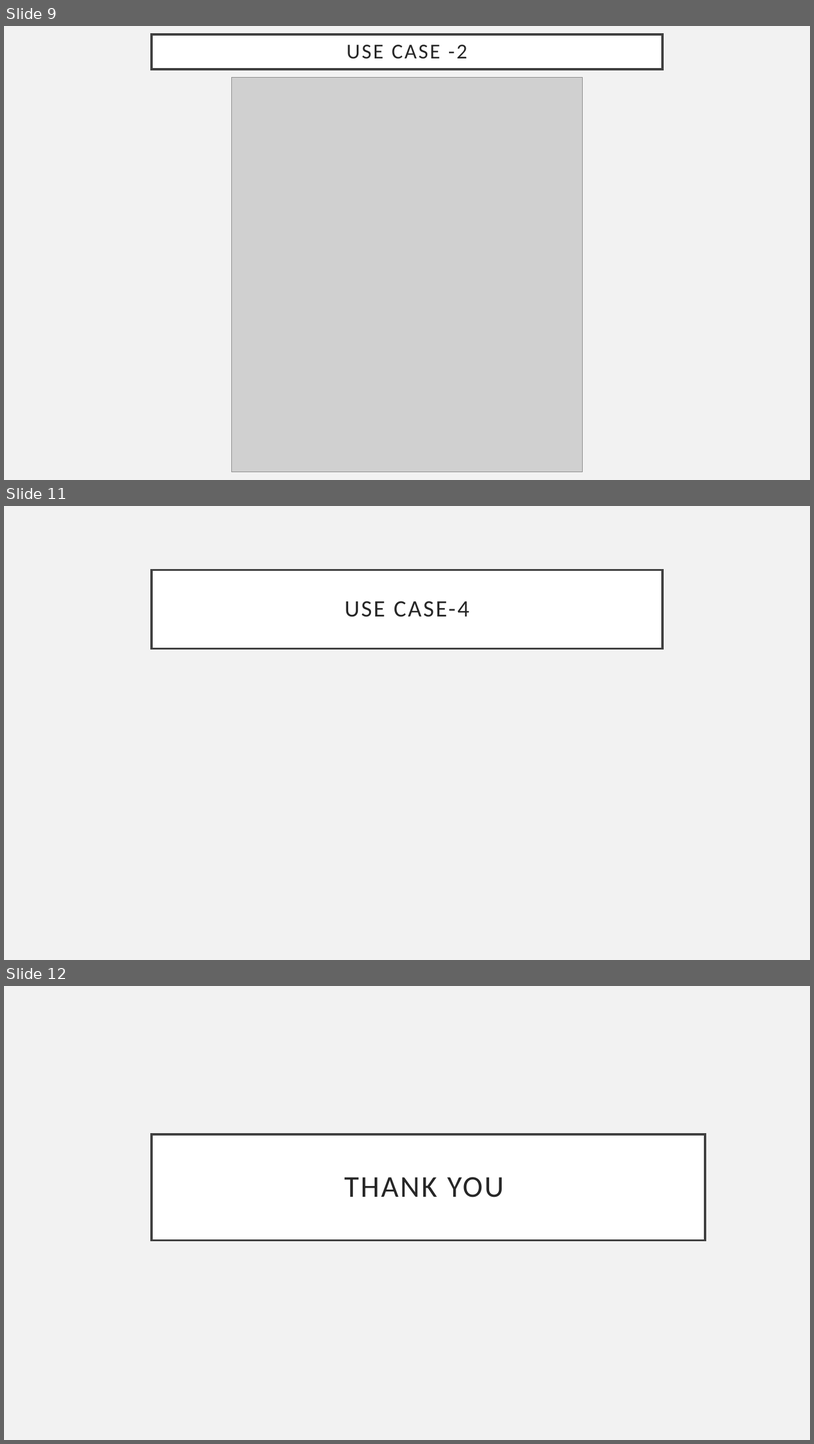
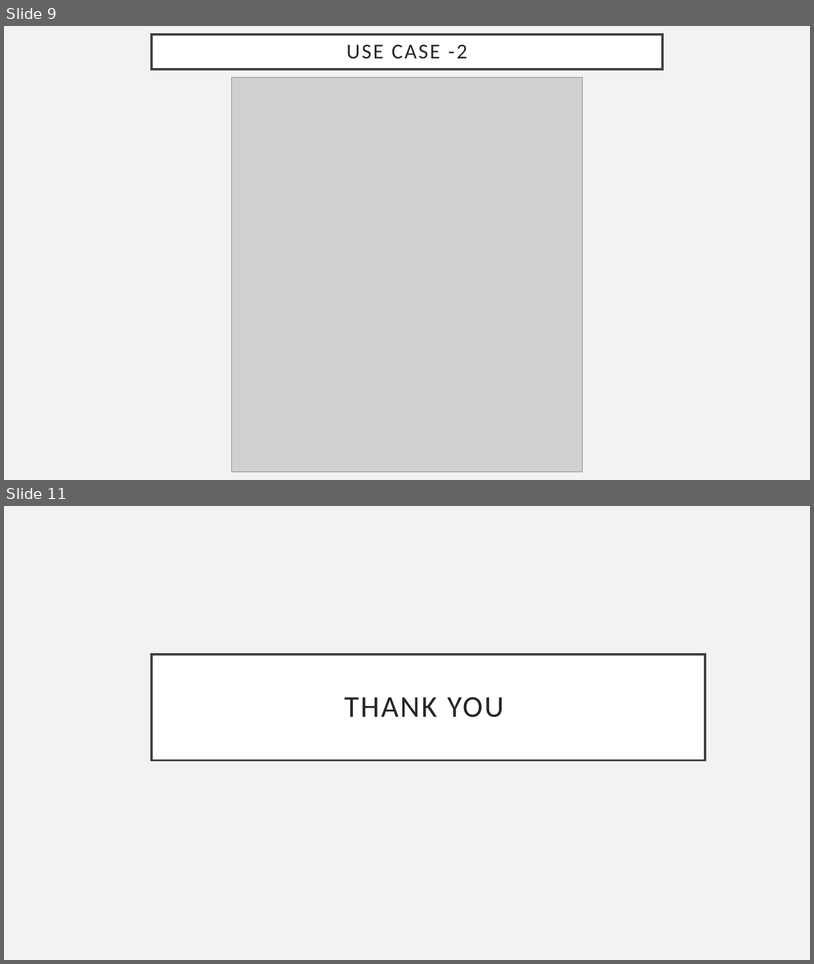
Before and after one commit to cs414-C-Team/cs414-f18-001-C-Team, a slide deck: presentations/C-team_presentation_9-20.pptx. Shown one above the other, each under a label of ours: slides 9, 11 and 12 before the commit, slides 9 and 11 after it; the slides between them are not shown. The pictures are 814x1444 and 814x964 pixels, drawn with LibreOffice and Linux fonts; fonts in the diff are those of the drawing; grey boxes stand for pictures. Boxes give left, top, right and bottom in pixels: in the first picture for what was removed or moved away, otherwise in the second. Text is boxed around its words. In the diff, an @@ line names an element or a change of style, - is before the commit and + after.

```diff
--- a/presentations/C-team_presentation_9-20.pptx
+++ b/presentations/C-team_presentation_9-20.pptx
@@ slide 11 removed at (4,506,810,960), background #F2F2F2 @@
@@ title removed at (152,570,663,648) @@
-USE CASE-4
@@ what was slide 12 is now slide 11 @@
```
Also in this commit, not shown: 1 slide changed.
